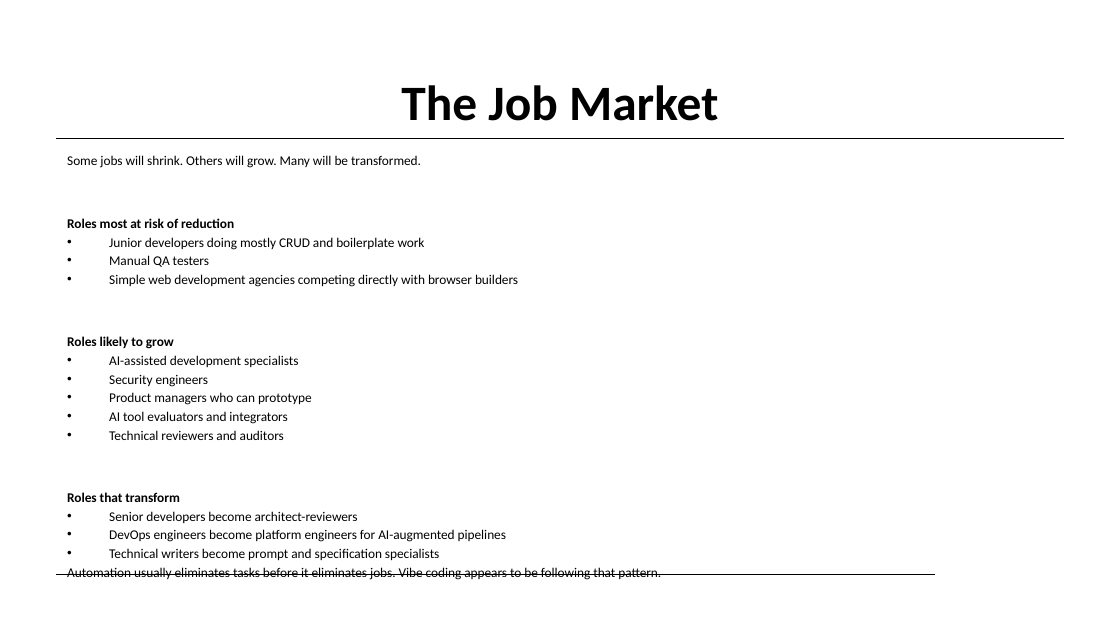
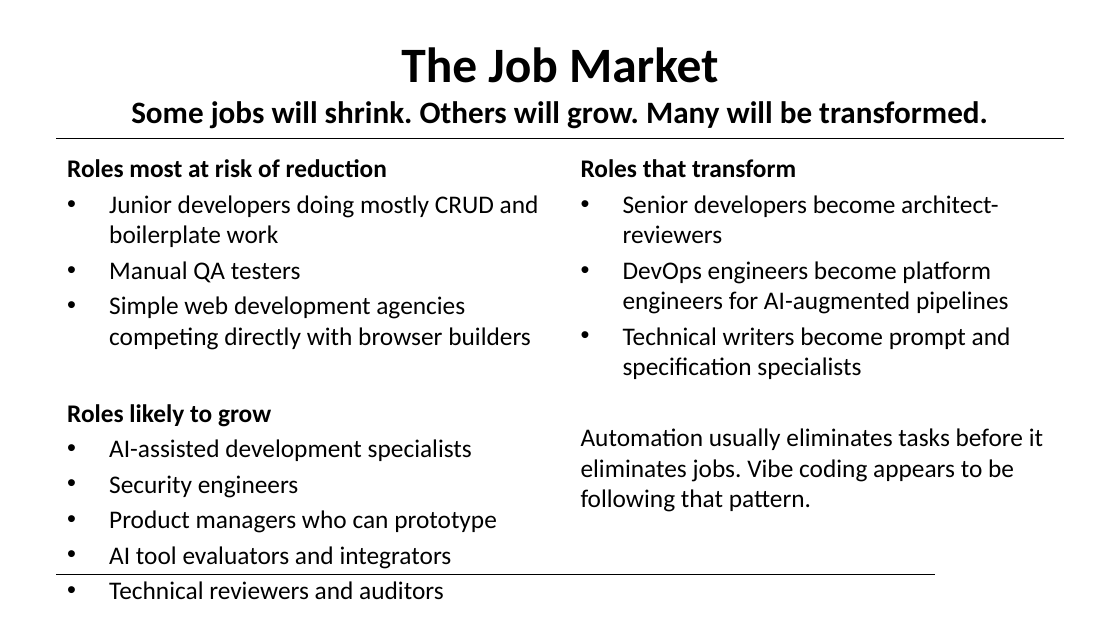
Before and after one commit to ralphke/Agentic-Coding, a slide deck: slide 65 of build/vibe-to-live-deck.pptx (slide 72 before the commit). Drawn at 1120x630 pixels with LibreOffice and Linux fonts; fonts in the diff are those of the drawing; background and template pictures are left out. Boxes give left, top, right and bottom in pixels: in the first picture for what was removed or moved away, otherwise in the second. Text is boxed around its words. In the diff, an @@ line names an element or a change of style, - is before the commit and + after.

```diff
--- a/build/vibe-to-live-deck.pptx
+++ b/build/vibe-to-live-deck.pptx
@@ title at [131, 47, 988, 129]: text changed; size 31.8 to 20 pt @@
-The Job Market
+The Job Market
+Some jobs will shrink. Others will grow. Many will be transformed.
@@ text "Roles most at risk of ..." at [67, 159, 539, 569]: size 8.6 to 16.3 pt; more space between paragraphs @@
@@ text at [67, 155, 421, 168]: paragraph removed @@
-Some jobs will shrink. Others will grow. Many will be transformed.
@@ text added at [581, 159, 1043, 512], 16.3 pt, text #000000 @@
+Roles that transform
+• Senior developers become architect-reviewers
+• DevOps engineers become platform engineers for AI-augmented pipelines
+• Technical writers become prompt and specification specialists
+Automation usually eliminates tasks before it eliminates jobs. Vibe coding appears to be following that pattern.
@@ text at [67, 492, 661, 580]: paragraphs removed @@
-Roles that transform
-• Senior developers become architect-reviewers
-• DevOps engineers become platform engineers for AI-augmented pipelines
-• Technical writers become prompt and specification specialists
-Automation usually eliminates tasks before it eliminates jobs. Vibe coding appears to be following that pattern.
```
Also in this commit, not shown: 31 other slides changed, 7 slides removed, 17 other files.
